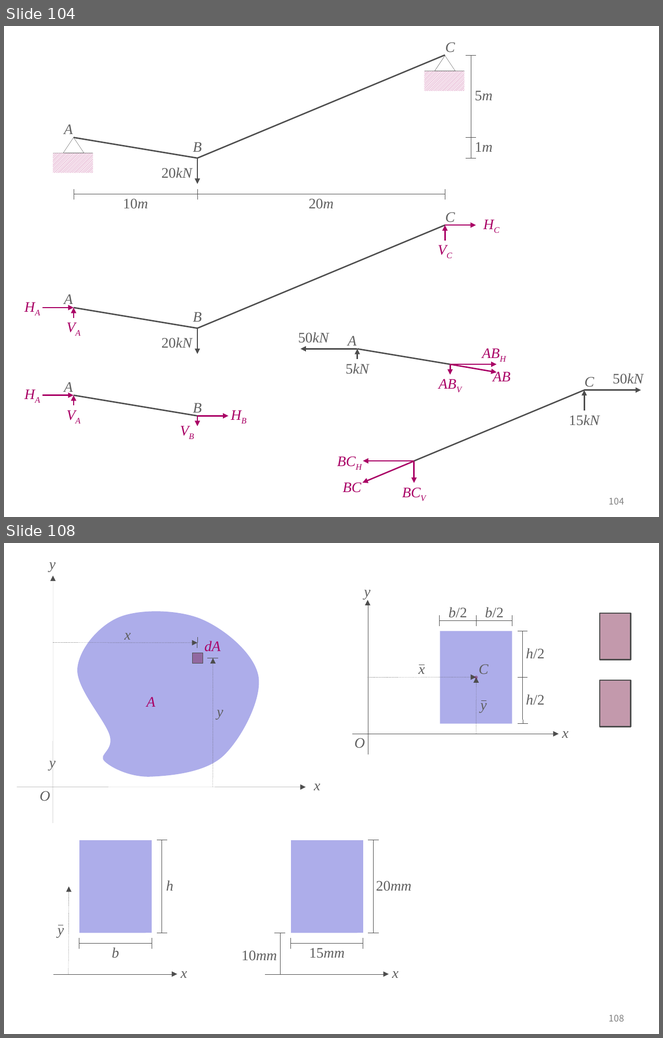
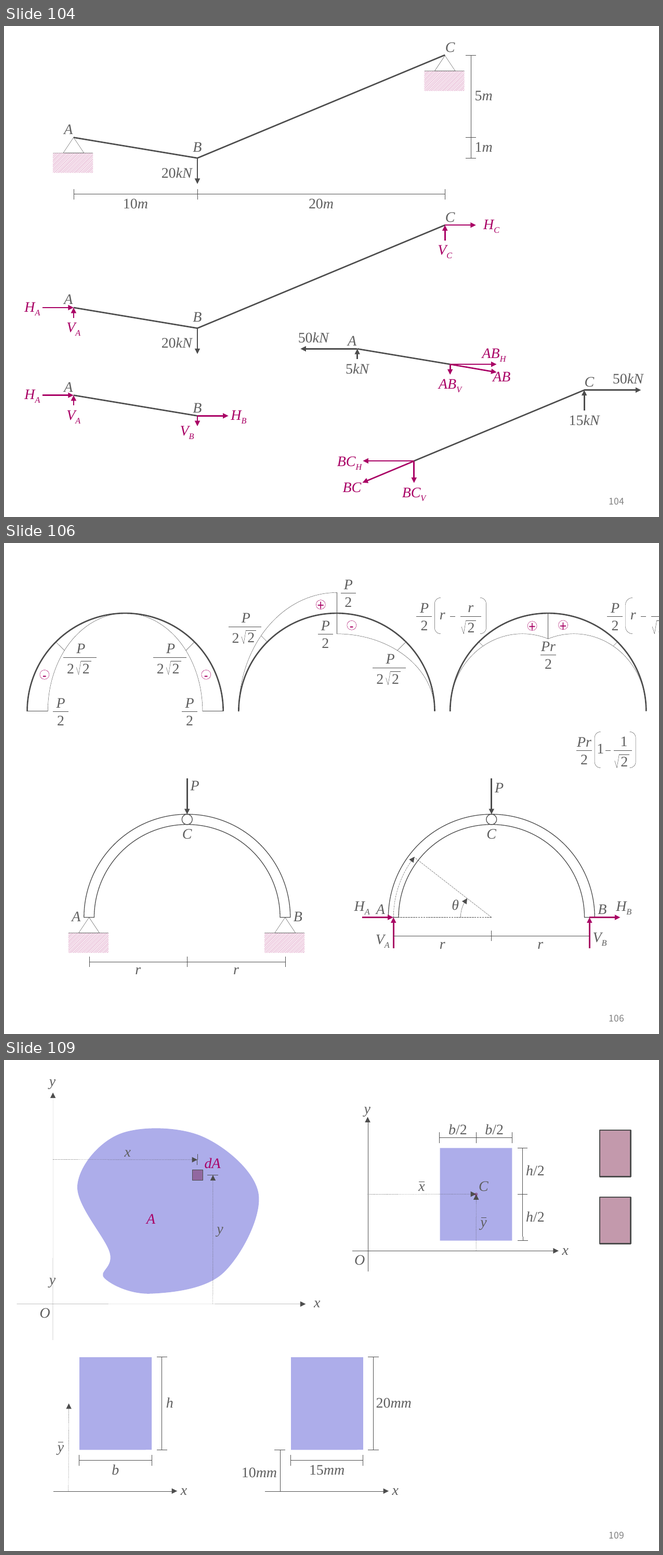
Before and after one commit to ironbell87/structural_mechanics_II, a slide deck: figures.pptx. Shown one above the other, each under a label of ours: slides 104 and 108 before the commit, slides 104, 106 and 109 after it; the slides between them are not shown. The pictures are 663x1038 and 663x1555 pixels, drawn with LibreOffice and Linux fonts; fonts in the diff are those of the drawing. Boxes give left, top, right and bottom in pixels: in the first picture for what was removed or moved away, otherwise in the second. Text is boxed around its words. In the diff, an @@ line names an element or a change of style, - is before the commit and + after.

```diff
--- a/figures.pptx
+++ b/figures.pptx
@@ slide 106 added at (x1=4, y1=543, x2=659, y2=1034), background #FFFFFF; not listed: 1 template element that a slide beside it also shows @@
@@ group added at (x1=27, y1=579, x2=659, y2=830): 44 lines, 24 texts, 9 arc (boxed as its full ellipse)s, 6 ellipses, 2 bracket pairs @@
+-
+-
+P
+2
+P
+2
+P
+2
+2
+P
+2
+2
+-
++
+P
+2
+P
+2
+P
+2
+2
+P
+2
+2
++
++
+Pr
+2
+P
+2
+2
+r
+r
+P
+2
+2
+r
@@ group added at (x1=577, y1=732, x2=636, y2=768): 6 lines, 4 texts, 1 bracket pair @@
+Pr
+2
+2
+1
+1
@@ group added at (x1=68, y1=778, x2=305, y2=1021): 6 lines, 6 texts, 2 rectangles, 2 triangles, 1 arch (boxed as its full ring), 1 arrow, 1 ellipse @@
+r
+P
+r
+A
+B
+C
@@ group added at (x1=351, y1=778, x2=635, y2=1021): 11 texts, 5 arrows, 4 lines, 2 arc (boxed as its full ellipse)s, 1 arch (boxed as its full ring), 1 ellipse @@
+VA
+VB
+θ
+P
+A
+B
+HA
+HB
+r
+r
+C
@@ what was slide 108 is now slide 109 @@
@@ page number at (x1=609, y1=1532, x2=624, y2=1539): text changed @@
-108
+109
```
Also in this commit, not shown: 2 slides changed, 1 other slide added, 1 slide removed, 11 other files.
